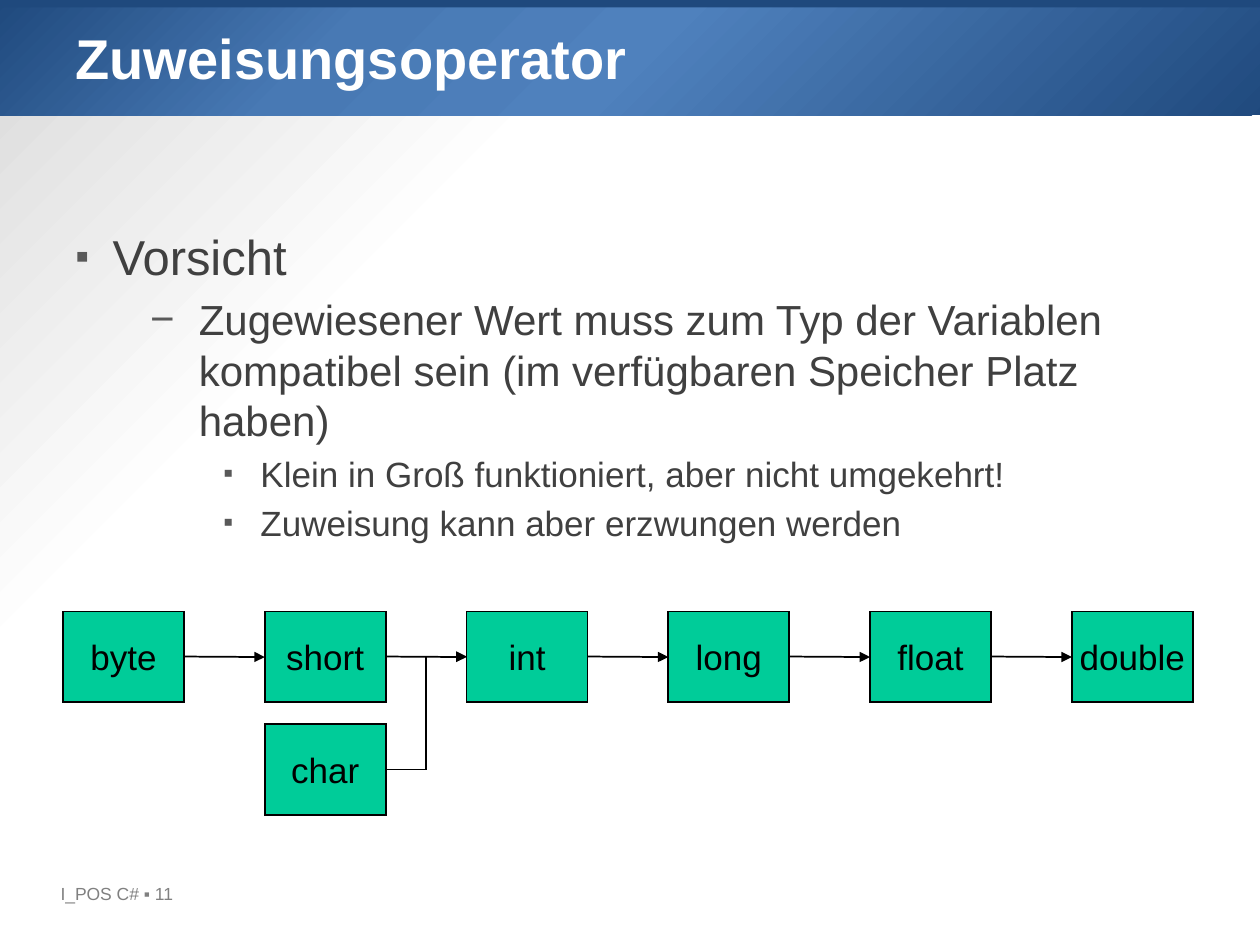
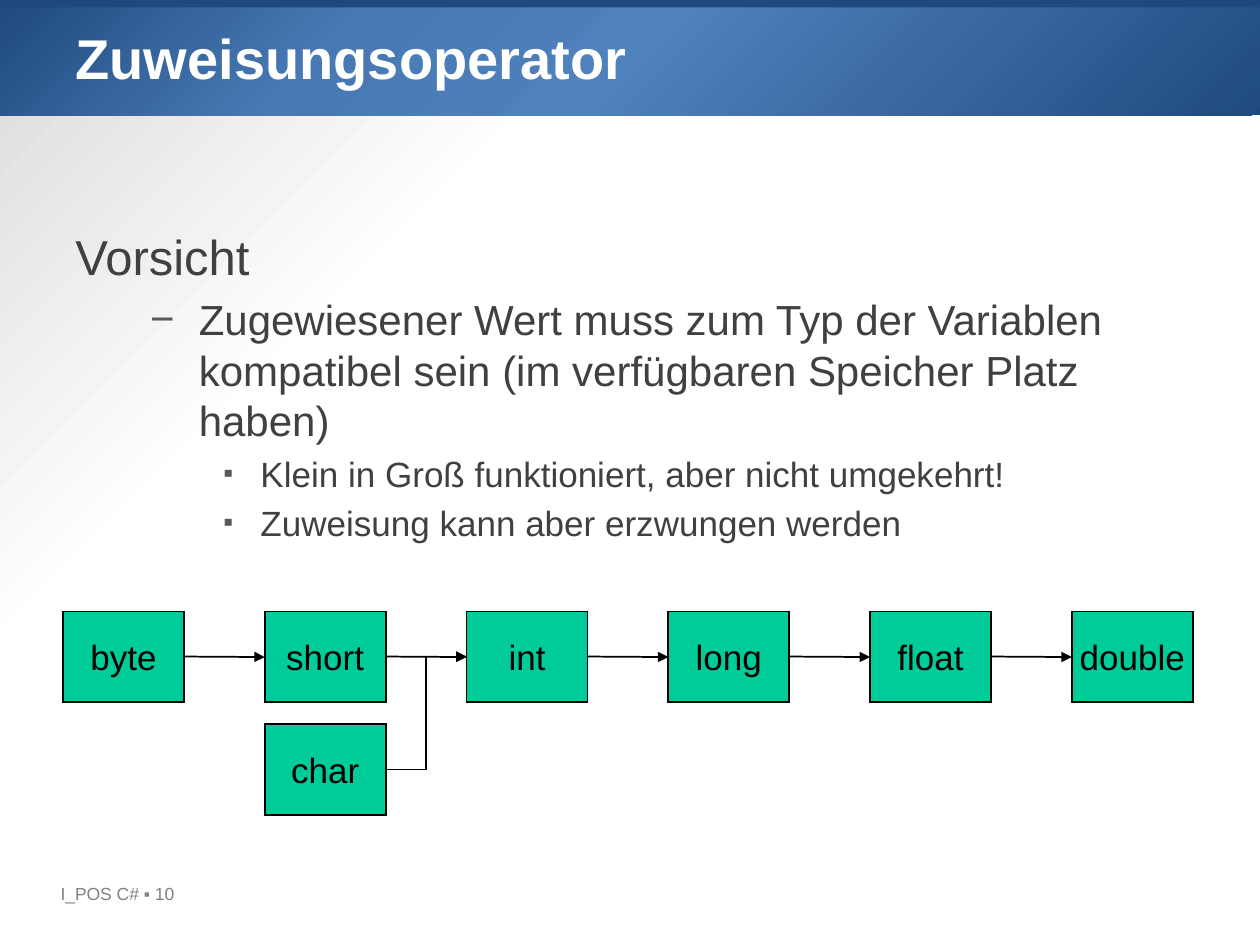
Before and after one commit to htl-leo-prog-1/examples-ha, a slide deck: slide 10 of 02_Variablen/02_Variablen.pptx (slide 11 before the commit). Drawn at 1260x945 pixels with LibreOffice and Linux fonts; fonts in the diff are those of the drawing; background and template pictures are left out. Boxes give left, top, right and bottom in pixels: in the first picture for what was removed or moved away, otherwise in the second. Text is boxed around its words. In the diff, an @@ line names an element or a change of style, - is before the commit and + after.

```diff
--- a/02_Variablen/02_Variablen.pptx
+++ b/02_Variablen/02_Variablen.pptx
@@ text at (x1=75, y1=239, x2=249, y2=276): bullet ▪ to none @@
@@ text at (x1=61, y1=888, x2=174, y2=904): text changed @@
-I_POS C# ▪ 11
+I_POS C# ▪ 10
```
Also in this commit, not shown: 3 other slides changed, 4 slides added, 5 slides removed, 1 other file.
